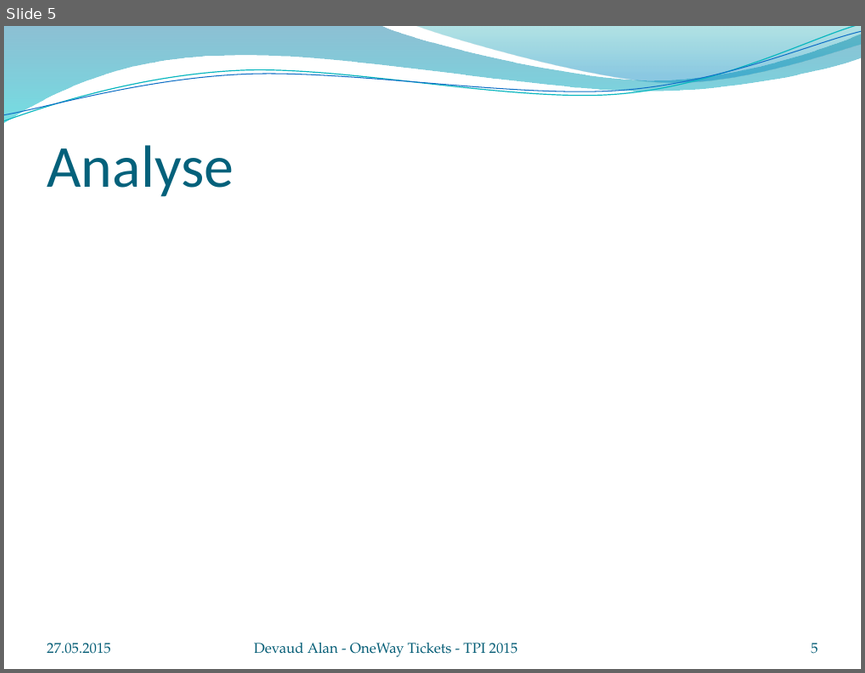
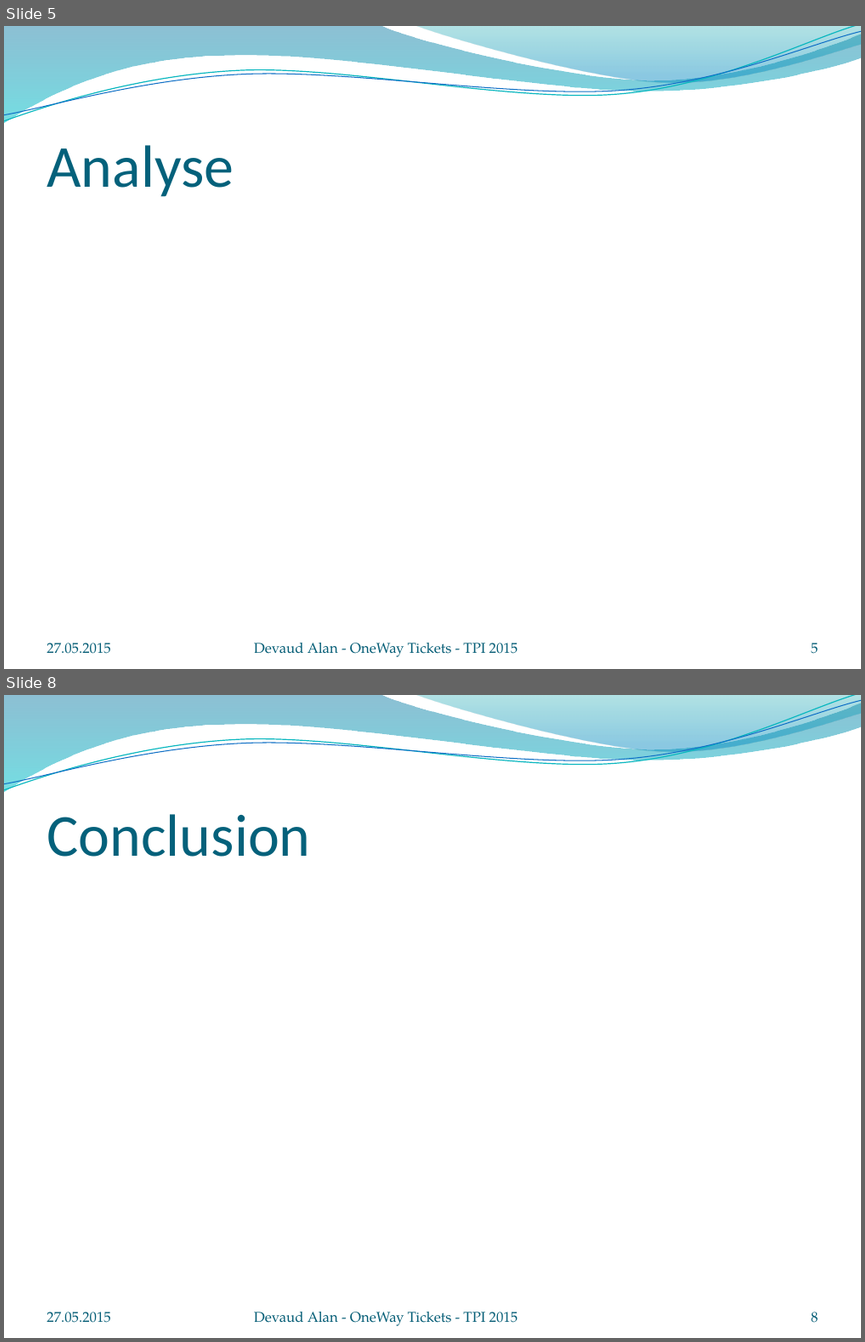
Before and after one commit to Devaud/TPI, a slide deck: OneWay_Tickets.pptx. Shown one above the other, each under a label of ours: slide 5 before the commit, slides 5 and 8 after it; the slides between them are not shown. The pictures are 865x673 and 865x1342 pixels, drawn with LibreOffice and Linux fonts; fonts in the diff are those of the drawing; background and template pictures are left out. Boxes give left, top, right and bottom in pixels: in the first picture for what was removed or moved away, otherwise in the second. Text is boxed around its words. In the diff, an @@ line names an element or a change of style, - is before the commit and + after.

```diff
--- a/OneWay_Tickets.pptx
+++ b/OneWay_Tickets.pptx
@@ slide 8 added at (4,695,861,1338), background picture (left out); not listed: 4 template elements that a slide beside it also shows @@
@@ title added at (46,814,310,857), 50 pt, text #04617B @@
+Conclusion
@@ text added at (46,1311,110,1322), 12 pt, text #045D75 @@
+27.05.2015
@@ text added at (254,1311,518,1326), 12 pt, text #045D75 @@
+Devaud Alan - OneWay Tickets - TPI 2015
@@ page number added at (811,1311,817,1322), 12 pt, text #045D75 @@
+8
```
Also in this commit, not shown: 3 slides changed, 2 other slides added, 3 other files.
